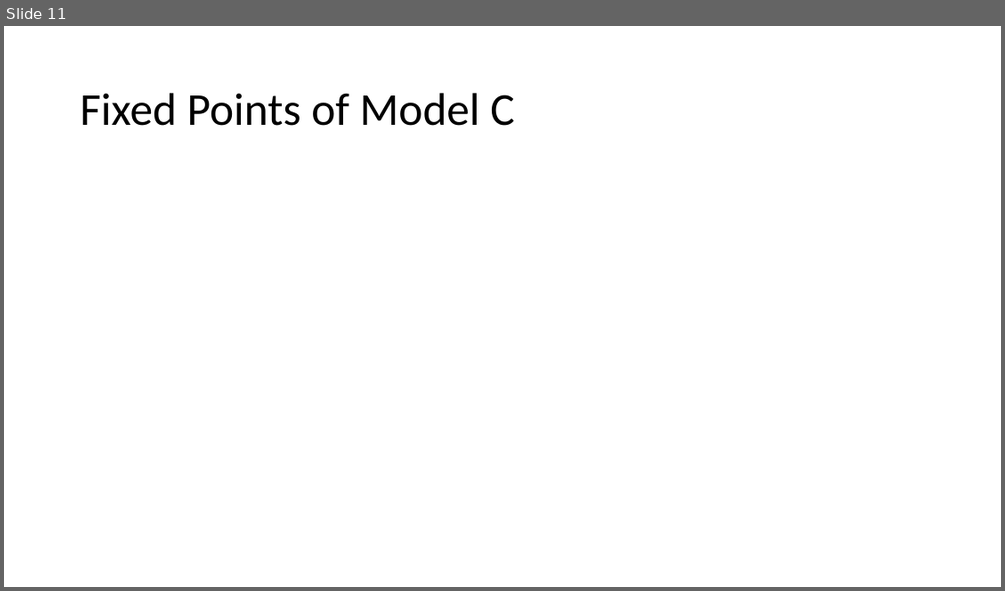
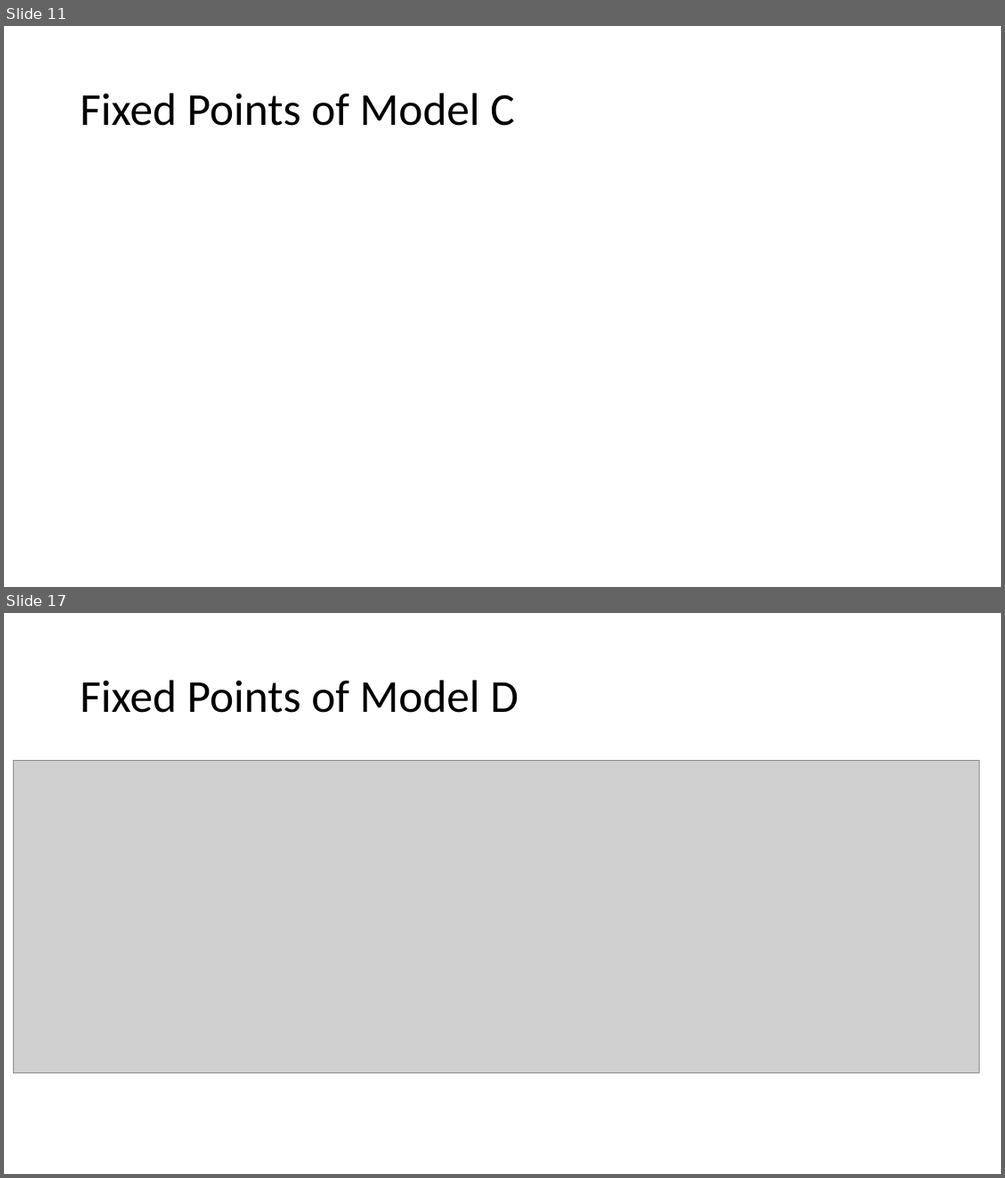
Before and after one commit to beards-lab/simple-VQ-matching-O2-transport, a slide deck: simpleVQ.pptx. Shown one above the other, each under a label of ours: slide 11 before the commit, slides 11 and 17 after it; the slides between them are not shown. The pictures are 1005x591 and 1005x1178 pixels, drawn with LibreOffice and Linux fonts; fonts in the diff are those of the drawing; grey boxes stand for pictures. Boxes give left, top, right and bottom in pixels: in the first picture for what was removed or moved away, otherwise in the second. Text is boxed around its words. In the diff, an @@ line names an element or a change of style, - is before the commit and + after.

Commit message:
Model C and D
sorted out the math for Model's C and D. Scipts now exist to solve the fixed points of these models and generate some nice figures + .gifs to show the dependence on apparent diffusion (D)

```diff
--- a/simpleVQ.pptx
+++ b/simpleVQ.pptx
@@ slide 17 added at <box>4,613,1001,1174</box>, background #FFFFFF @@
@@ title added at <box>80,680,518,713</box>, 44 pt, text #000000 @@
+Fixed Points of Model D
@@ picture added at <box>13,761,979,1073</box> @@
```
Also in this commit, not shown: 5 other slides added, 14 other files.
